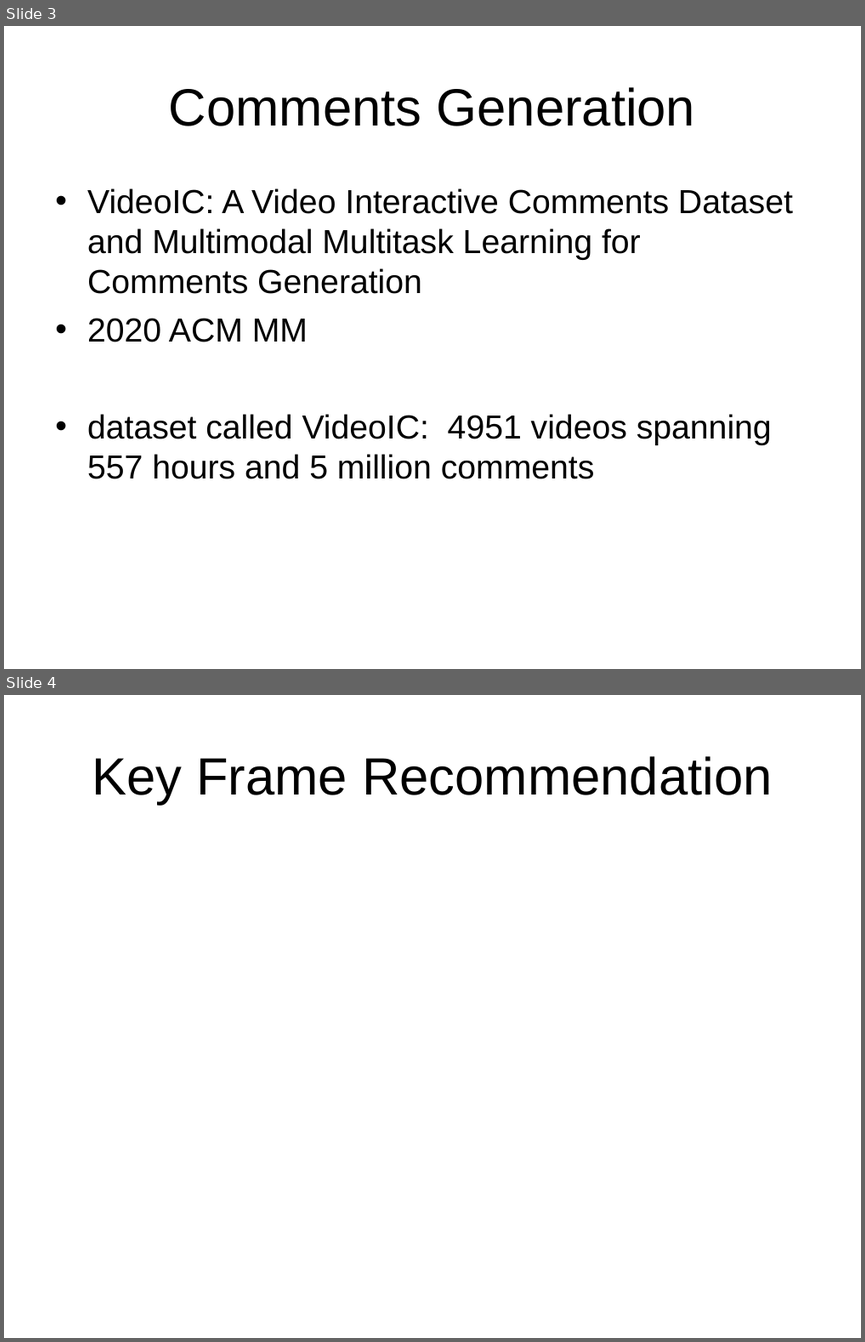
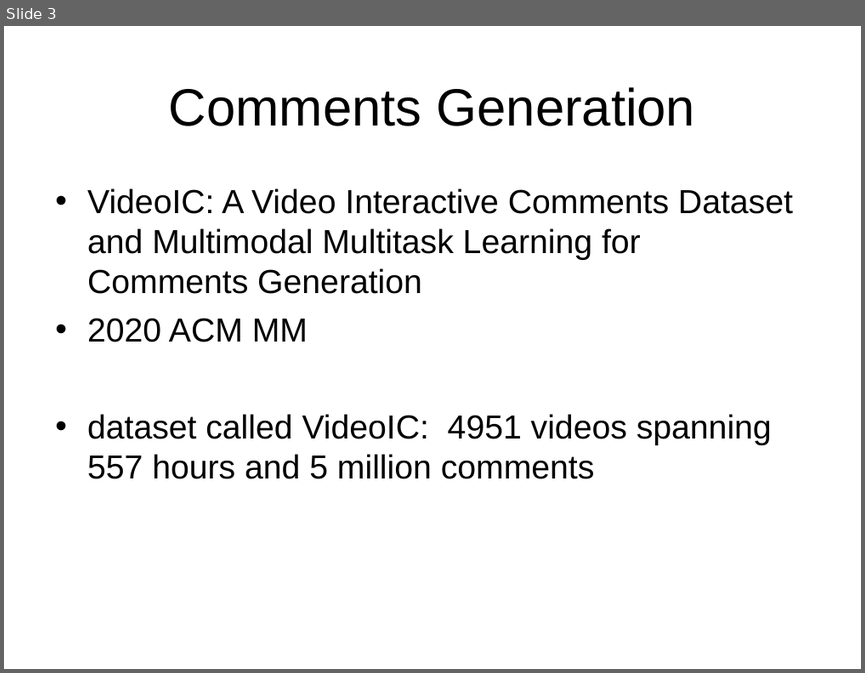
Before and after one commit to Danmaku-nku/Danmaku, a slide deck: papers/danmaku.ppt. Shown one above the other, each under a label of ours: slides 3 and 4 before the commit, slide 3 after it. The pictures are 865x1342 and 865x673 pixels, drawn with LibreOffice and Linux fonts; fonts in the diff are those of the drawing. Boxes give left, top, right and bottom in pixels: in the first picture for what was removed or moved away, otherwise in the second. Text is boxed around its words. In the diff, an @@ line names an element or a change of style, - is before the commit and + after.

```diff
--- a/papers/danmaku.ppt
+++ b/papers/danmaku.ppt
@@ slide 4 removed at bbox=[4, 695, 861, 1338], background #FFFFFF @@
@@ title removed at bbox=[92, 756, 772, 805] @@
-Key Frame Recommendation
```
Also in this commit, not shown: 1 slide added.
